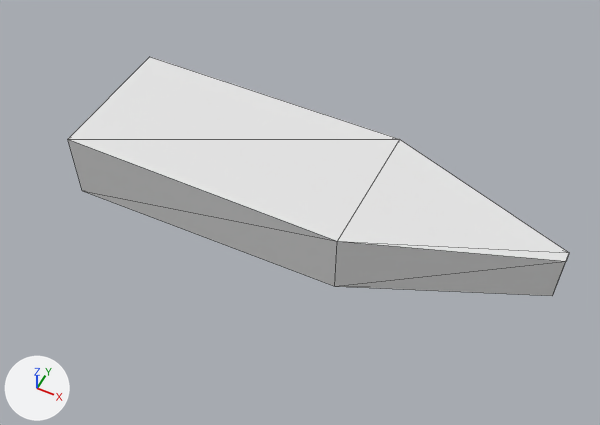
What one commit did to the glTF model models/spy_boat/river-spy-boat.glb.
One viewpoint serves both versions: a camera (50 mm lens) standing at (1.76, -3.82, 4.84) and looking at (-0.07, -0.16, 0.27). Every picture has the same lights, and +X, +Y and +Z are marked at lower left. The first picture is the older version. Mesh edges are drawn as thin lines. Vertices at exactly the same position are counted once.

Objects in the first picture: 'spyboat_hull'.
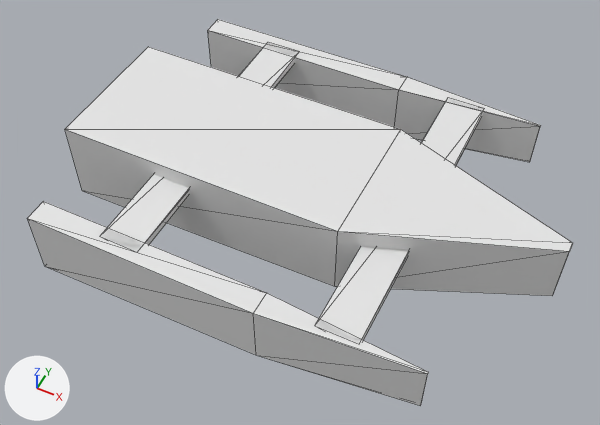
Changed parts and their boxes (x1, y1, x2, y2) in the pictures (600 x 425 px):
'spyboat_hull', reshaped (9% wider, 62% taller)
    before: (68, 57, 569, 296)
    after: (27, 19, 573, 406)
part 1 of me_spyboat_hull_008, added
    after: (316, 97, 485, 344)
part 2 of me_spyboat_hull_008, added
    after: (101, 42, 299, 251)
part 3 of me_spyboat_hull_008, built on
    before: (68, 57, 569, 289)
    after: (27, 19, 573, 406)

What the commit changed:
me_spyboat_hull_008 is used by ob_spyboat_hull; location (0.0, 0.0, 0.0).
me_spyboat_hull_008 had 12 vertices, 20 faces and spanned x -1.8..1.8, y -0.55..0.55, z 0.04..0.6.
me_spyboat_hull_008 now has 52 vertices, 84 faces and spans x -1.8..1.8, y -1.29..1.29, z 0.04..0.7.
me_spyboat_hull_008 part 1: a new loose piece, a box spanning x 0.55..0.85, y -1.2..1.2, z 0.508..0.568, in mat_spyboat_hull_grey (white #e7e7e7).
me_spyboat_hull_008 part 2: a new loose piece, a box spanning x -1.05..-0.75, y -1.2..1.2, z 0.508..0.568, in mat_spyboat_hull_grey (white #e7e7e7).
Part 3, on me_spyboat_hull_008:
6 vertices in x -1.8..1.8, y -0.55..0.55, z 0.6 move by (0.0, 0.0, 0.1).
16 vertices are added at x -1.59..1.29, y -1.29..1.21, z 0.04..0.57.
8 new vertices lie (0.0, 0.18, 0.0) away from vertices in x -1.59..0.17, y -1.29..1.11, z 0.04..0.57.
40 new faces join them.
